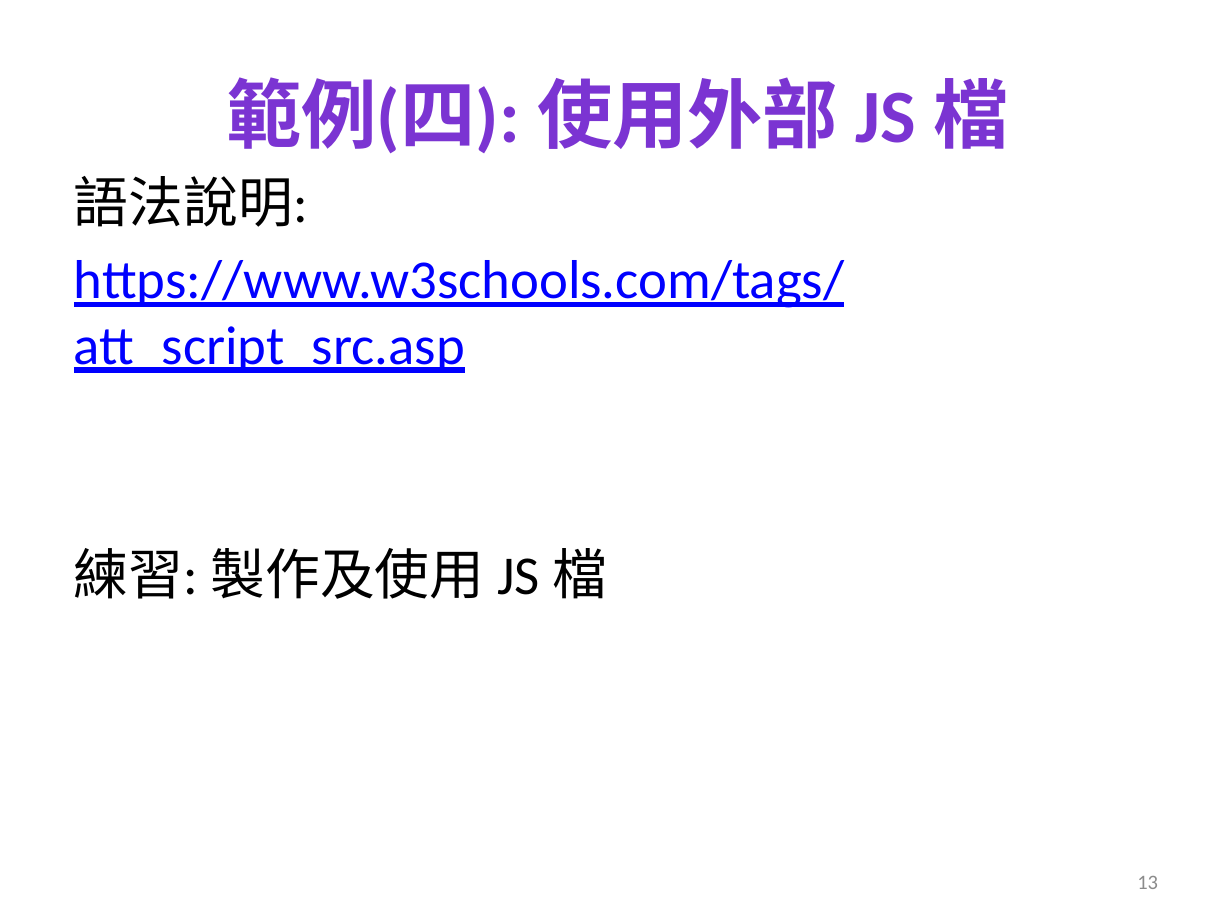
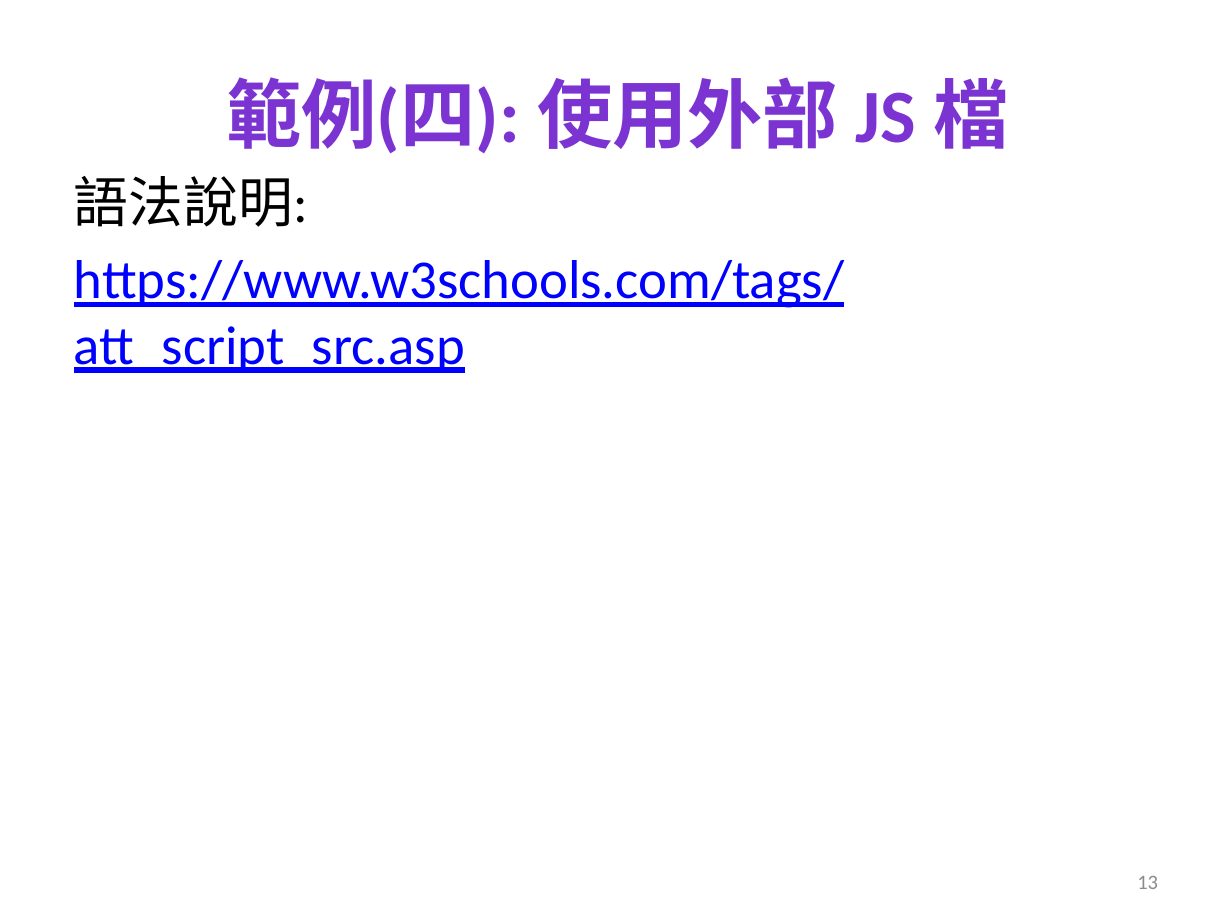
Before and after one commit to mos2718/W1, a slide deck: slide 13 of JS_Introduction/whereToWriteJS.pptx. Drawn at 1232x924 pixels with LibreOffice and Linux fonts; fonts in the diff are those of the drawing. Boxes give left, top, right and bottom in pixels: in the first picture for what was removed or moved away, otherwise in the second. Text is boxed around its words. In the diff, an @@ line names an element or a change of style, - is before the commit and + after.

```diff
--- a/JS_Introduction/whereToWriteJS.pptx
+++ b/JS_Introduction/whereToWriteJS.pptx
@@ text at box(74, 548, 607, 599): paragraph removed @@
-練習: 製作及使用 JS 檔
```
Also in this commit, not shown: 3 other slides changed, 1 slide added.
